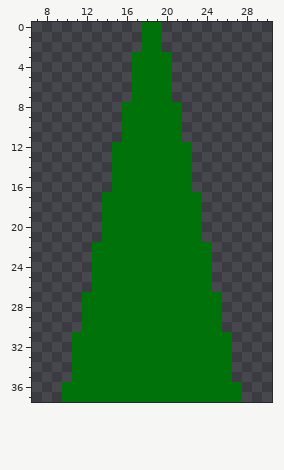
Two versions of one pixel-art file, bin/data/sprites/basic_enemy.aseprite. Above: the version before the commit.
38x38 pixels, 1 frame. Shown: x 7..30, y 0..37.
After the commit:
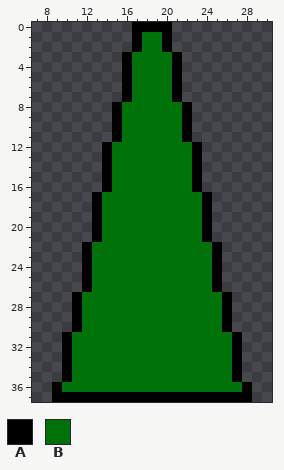
Palette (. is transparent): A #000000  B #00720a
Commit: added black outline to player and basic agent sprites
What changed:
Colour A now appears in rows 0 to 2 at x 17 and 20; in rows 3 to 7 at x 16 and 21; in rows 8 to 11 at x 15 and 22; in rows 12 to 16 at x 14 and 23; in rows 17 to 21 at x 13 and 24; in rows 22 to 26 at x 12 and 25.
Colour A now appears in rows 27 to 30 at x 11 and 26; in rows 31 to 35 at x 10 and 27; in rows 36 to 37 at x 9 and 28.
The author changed colour B to colour A in row 0 at x 18 to 19; in row 37 at x 10 to 27.
Changed places in both pictures, as pixel boxes (x1, y1, x2, y2):
changed: (52, 22, 252, 402)
